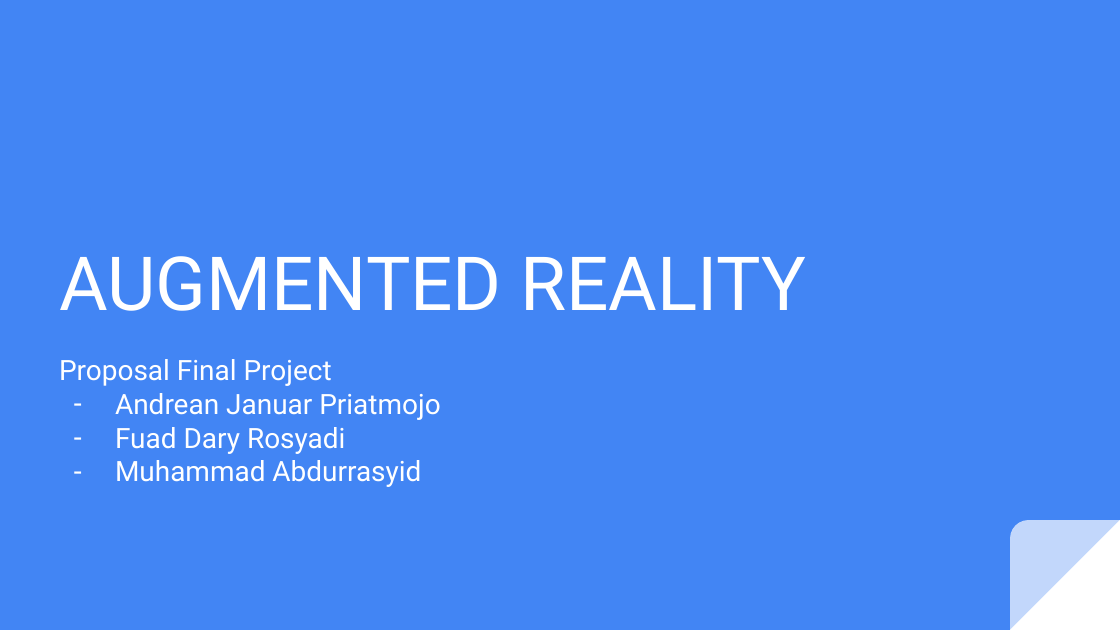
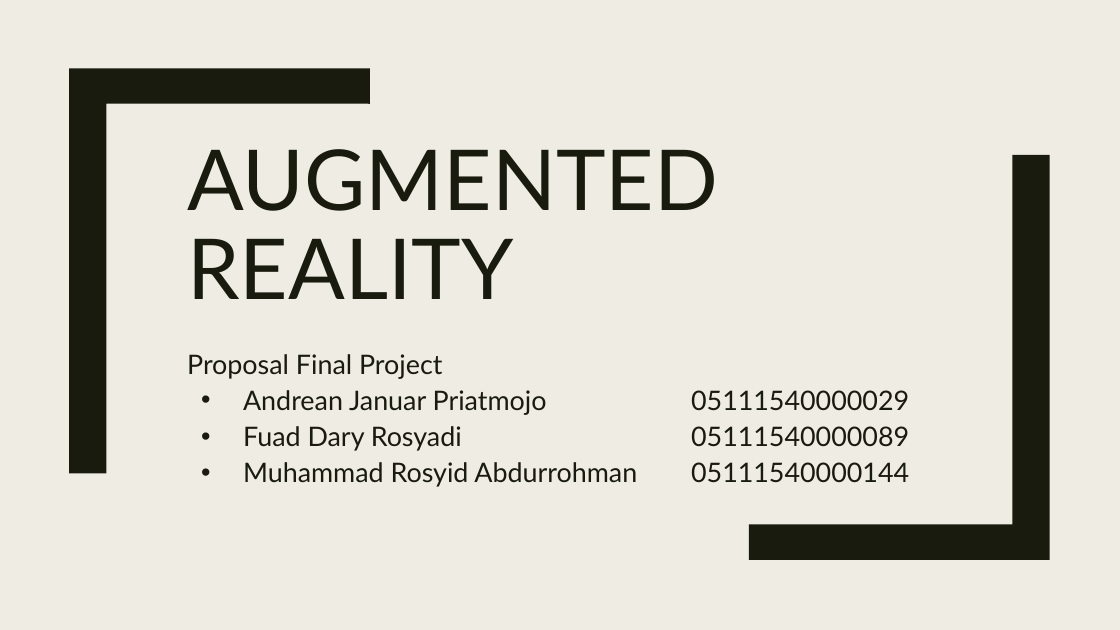
Before and after one commit to 2018-RealitasVirtualAugmentasi/tugas4-proposal-fp-ar-team-fuad, a slide deck: slide 1 of AUGMENTED REALITY.pptx. Drawn at 1120x630 pixels with LibreOffice and Linux fonts; fonts in the diff are those of the drawing. Boxes give left, top, right and bottom in pixels: in the first picture for what was removed or moved away, otherwise in the second. Text is boxed around its words. In the diff, an @@ line names an element or a change of style, - is before the commit and + after.

Commit message:
edit ppt
edit ppt

```diff
--- a/AUGMENTED REALITY.pptx
+++ b/AUGMENTED REALITY.pptx
@@ background #4285F4 to #EFEDE3 @@
@@ freeform shape added at (69,68,371,474), fill #191B0E @@
@@ title "AUGMENTED REALITY": place and size @@
-title "AUGMENTED REALITY" at (59,256,806,311)
+title "AUGMENTED REALITY" at (187,149,718,299)
@@ title "AUGMENTED REALITY" at (187,149,718,299): size 48 to 54 pt, font Roboto to Lato, text colour #FFFFFF to #191B0E; line spacing 1 to 0.89 @@
@@ freeform shape added at (749,155,1051,560), fill #191B0E @@
@@ subtitle "Proposal Final Project": place and size @@
-subtitle "Proposal Final Project" at (59,359,440,487)
+subtitle "Proposal Final Project" at (187,354,909,487)
@@ subtitle at (187,354,442,379): size 18 to 17.2 pt, font Roboto to Lato, text colour #FFFFFF to #191B0E in "Proposal Final Project"; line spacing 1 to 1.12 @@
@@ subtitle at (243,390,909,487): text changed; size 18 to 17.2 pt; font Roboto to Lato; text colour #FFFFFF to #191B0E @@
-– Andrean Januar Priatmojo
-– Fuad Dary Rosyadi
-– Muhammad Abdurrasyid
+• Andrean Januar Priatmojo 05111540000029
+• Fuad Dary Rosyadi 05111540000089
+• Muhammad Rosyid Abdurrohman 05111540000144
@@ right triangle removed at (1010,520,1120,629) @@
@@ round rect removed at (1010,520,1120,629) @@
```
Also in this commit, not shown: 7 other slides changed, 1 slide added, 1 slide removed.
